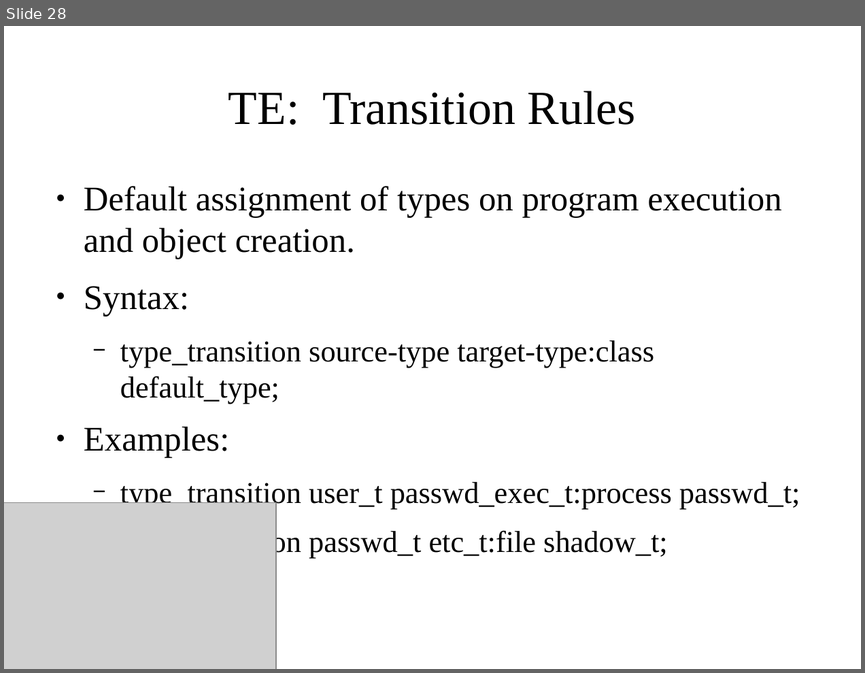
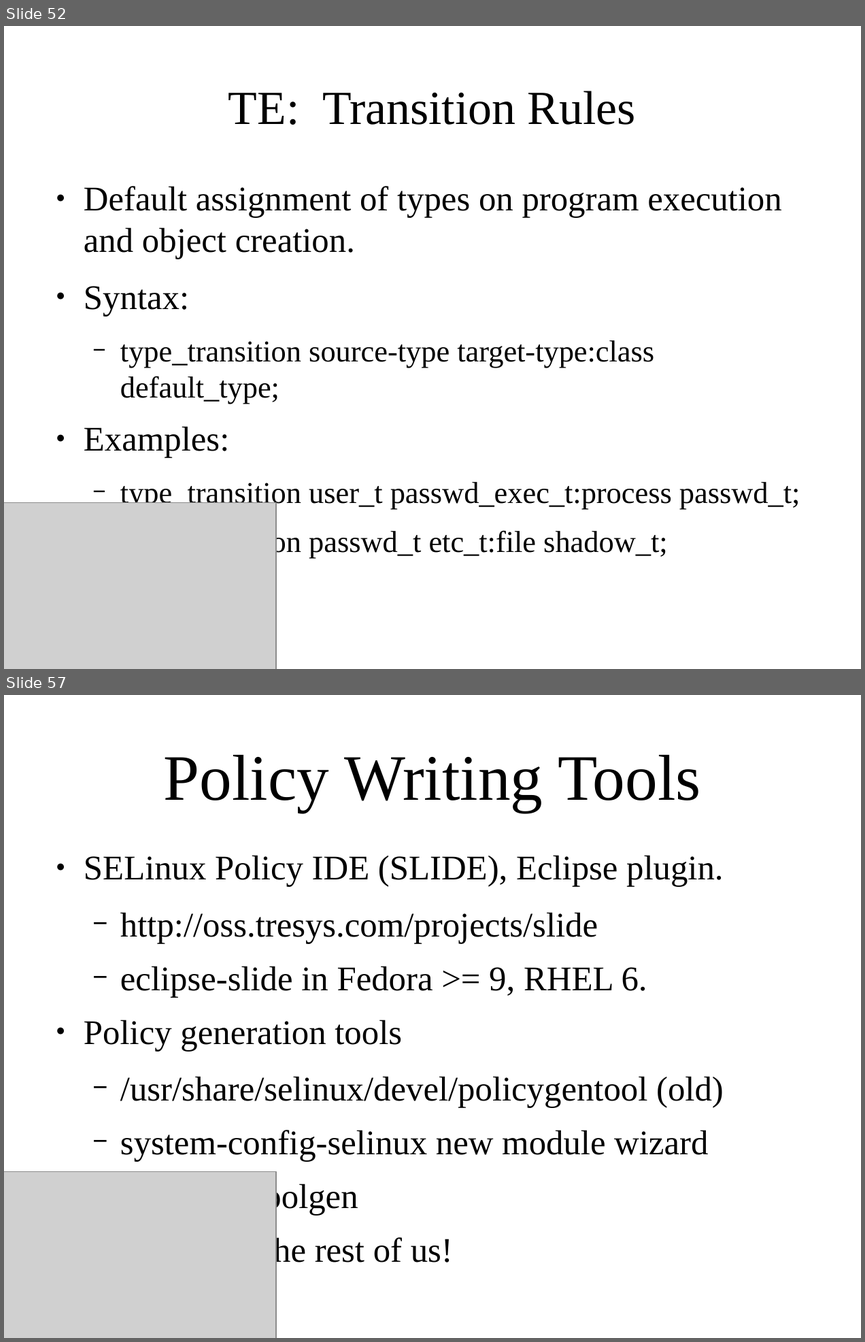
Before and after one commit to dpquigl/demystifying-selinux-part2, a slide deck: demystifying_selinux_part2_OSCON_19JUL2014.odp. Shown one above the other, each under a label of ours: slide 28 before the commit, slides 52 and 57 after it; the slides between them are not shown. The pictures are 865x673 and 865x1342 pixels, drawn with LibreOffice and Linux fonts; fonts in the diff are those of the drawing; grey boxes stand for pictures. Boxes give left, top, right and bottom in pixels: in the first picture for what was removed or moved away, otherwise in the second. Text is boxed around its words. In the diff, an @@ line names an element or a change of style, - is before the commit and + after.

```diff
--- a/demystifying_selinux_part2_OSCON_19JUL2014.odp
+++ b/demystifying_selinux_part2_OSCON_19JUL2014.odp
@@ slide 57 added at bbox=[4, 695, 861, 1338], background #FFFFFF @@
@@ title added at bbox=[164, 755, 700, 812], 60 pt, text #000000 @@
+Policy Writing Tools
@@ text added at bbox=[84, 855, 723, 1269], 32 pt, text #000000 @@
+● SELinux Policy IDE (SLIDE), Eclipse plugin.
+  − http://oss.tresys.com/projects/slide
+  − eclipse-slide in Fedora >= 9, RHEL 6.
+● Policy generation tools
+  − /usr/share/selinux/devel/policygentool (old)
+  − system-config-selinux new module wizard
+  − /usr/bin/sepolgen
+● vi/emacs for the rest of us!
@@ picture added at bbox=[4, 1172, 276, 1338] @@
@@ what was slide 28 is now slide 52 @@
```
Also in this commit, not shown: 14 slides changed, 23 other slides added, 1 other file.
